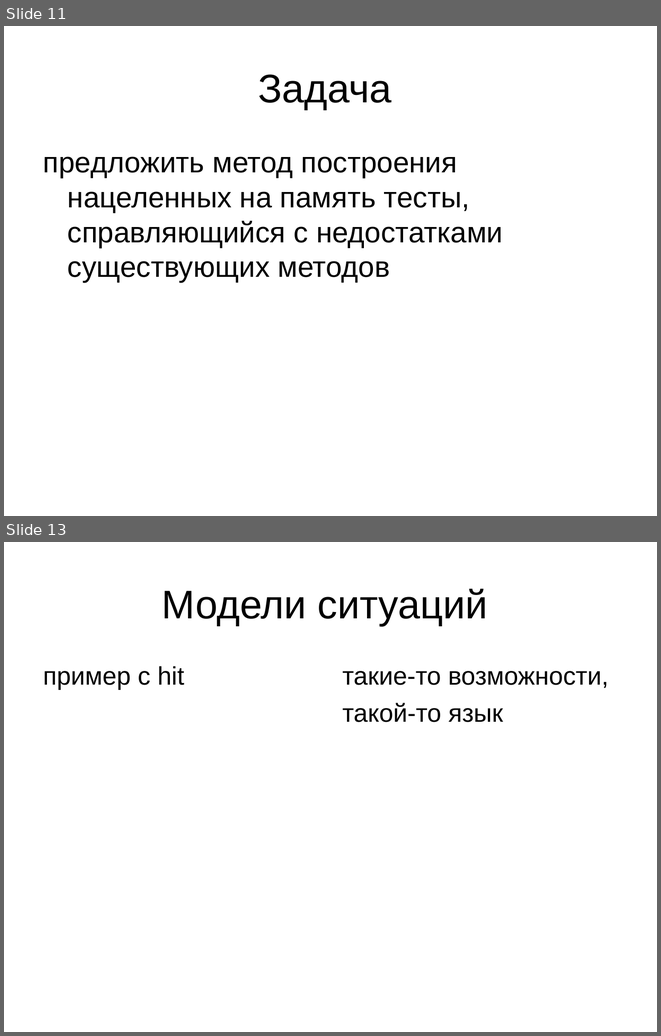
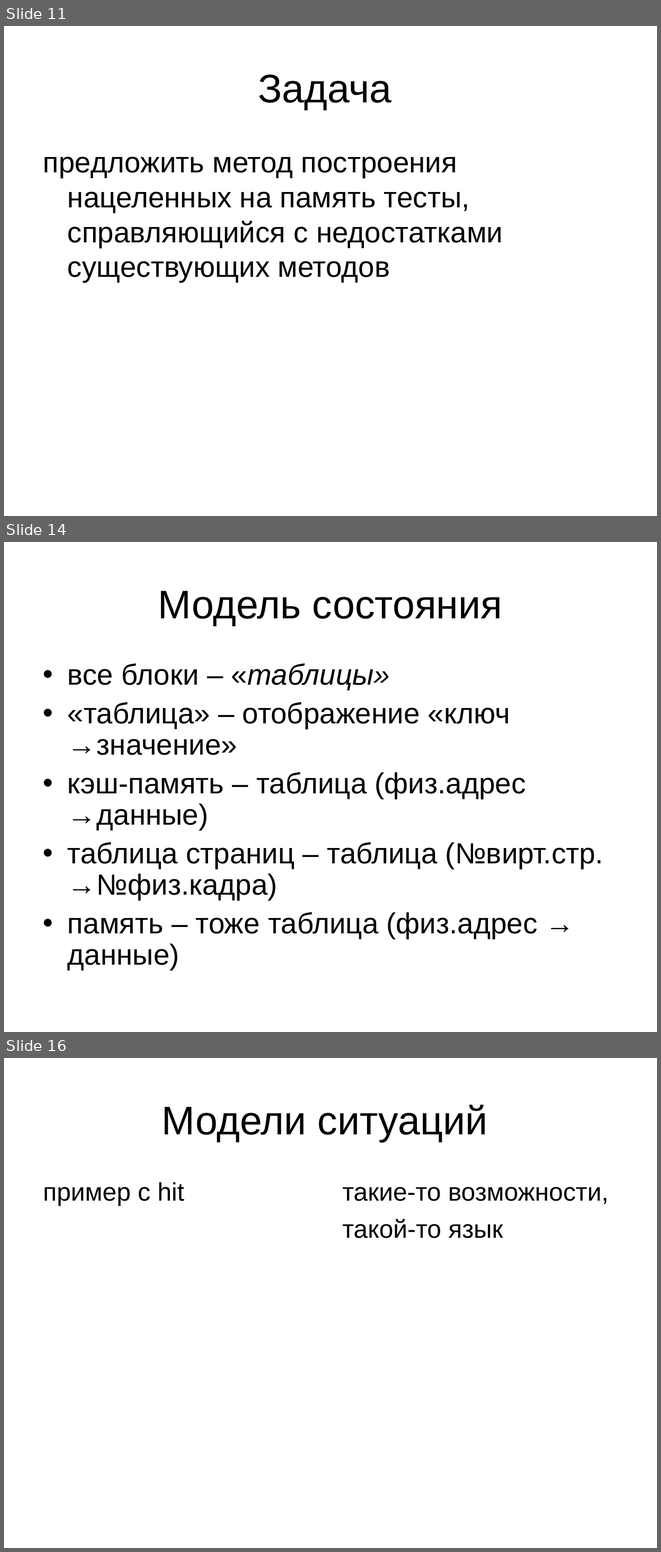
Before and after one commit to kornevgen/tesla-project, a slide deck: papers/THESIS/talks/pred/prethesis.ppt. Shown one above the other, each under a label of ours: slides 11 and 13 before the commit, slides 11, 14 and 16 after it; the slides between them are not shown. The pictures are 661x1036 and 661x1552 pixels, drawn with LibreOffice and Linux fonts; fonts in the diff are those of the drawing. Boxes give left, top, right and bottom in pixels: in the first picture for what was removed or moved away, otherwise in the second. Text is boxed around its words. In the diff, an @@ line names an element or a change of style, - is before the commit and + after.

```diff
--- a/papers/THESIS/talks/pred/prethesis.ppt
+++ b/papers/THESIS/talks/pred/prethesis.ppt
@@ slide 14 added at (x1=4, y1=542, x2=657, y2=1032), background #FFFFFF @@
@@ title added at (x1=158, y1=591, x2=502, y2=626), 44 pt, text #000000 @@
+Модель состояния
@@ text added at (x1=68, y1=663, x2=603, y2=970), 32 pt, text #000000 @@
+• все блоки – «таблицы»
+• «таблица» – отображение «ключ →значение»
+• кэш-память – таблица (физ.адрес →данные)
+• таблица страниц – таблица (№вирт.стр. →№физ.кадра)
+• память – тоже таблица (физ.адрес → данные)
@@ what was slide 13 is now slide 16 @@
```
Also in this commit, not shown: 5 slides changed, 2 other slides added, 1 slide removed.
